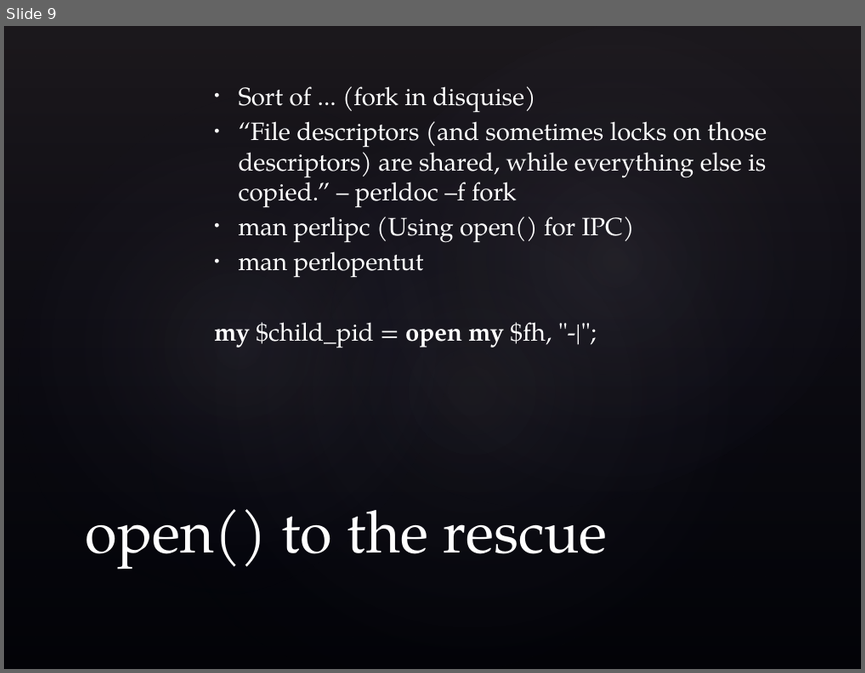
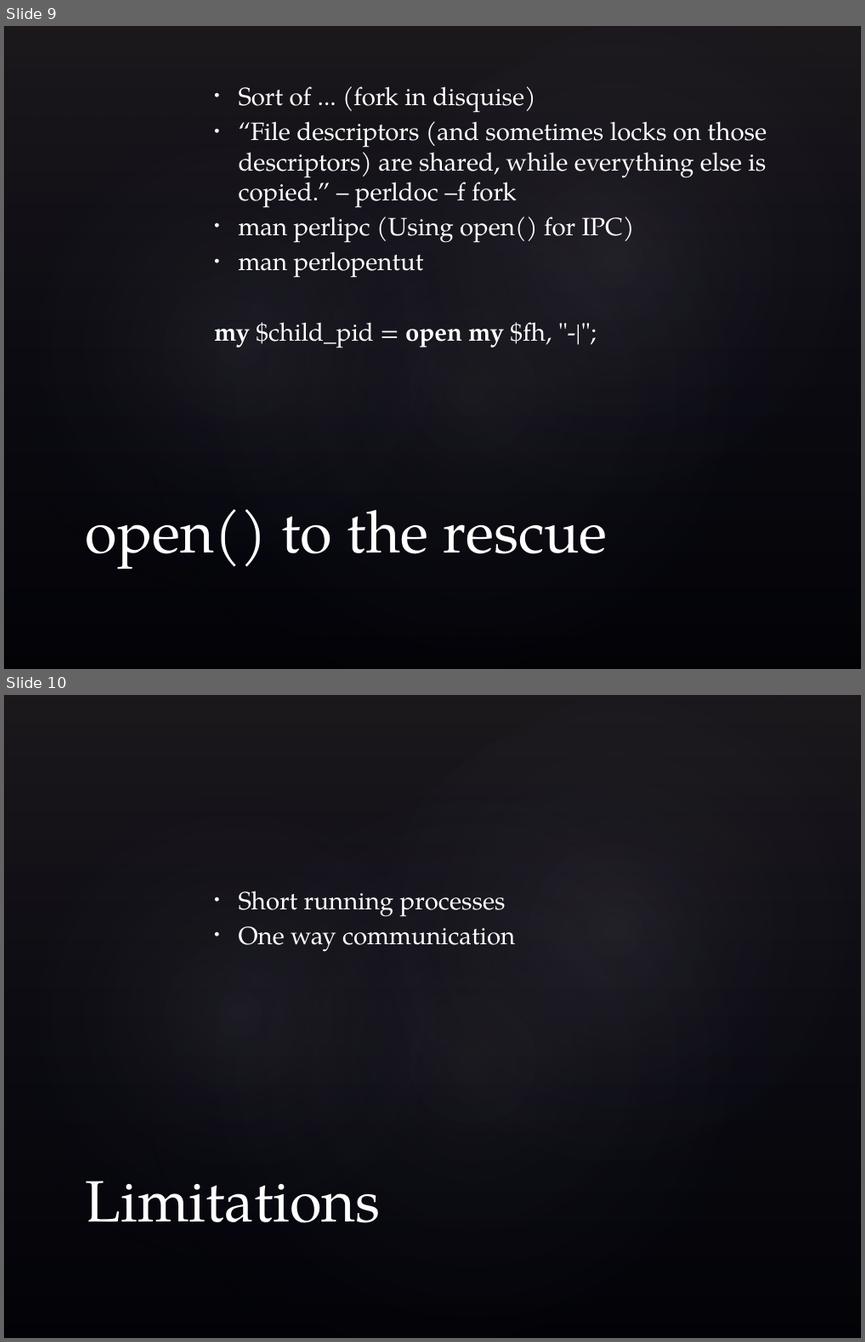
Before and after one commit to skeletonkey/PerlMongersConcurrence, a slide deck: Perl Concurrency.pptx. Shown one above the other, each under a label of ours: slide 9 before the commit, slides 9 and 10 after it. The pictures are 865x673 and 865x1342 pixels, drawn with LibreOffice and Linux fonts; fonts in the diff are those of the drawing; background and template pictures are left out. Boxes give left, top, right and bottom in pixels: in the first picture for what was removed or moved away, otherwise in the second. Text is boxed around its words. In the diff, an @@ line names an element or a change of style, - is before the commit and + after.

```diff
--- a/Perl Concurrency.pptx
+++ b/Perl Concurrency.pptx
@@ slide 10 added at (x1=4, y1=695, x2=861, y2=1338), background picture (left out); not listed: 4 template elements that a slide beside it also shows @@
@@ text added at (x1=239, y1=891, x2=515, y2=952), 21 pt, text #FFFFFF @@
+• Short running processes
+• One way communication
@@ title added at (x1=86, y1=1180, x2=381, y2=1223), 49 pt, text #FFFFFF @@
+Limitations
```
Also in this commit, not shown: 1 slide changed.
